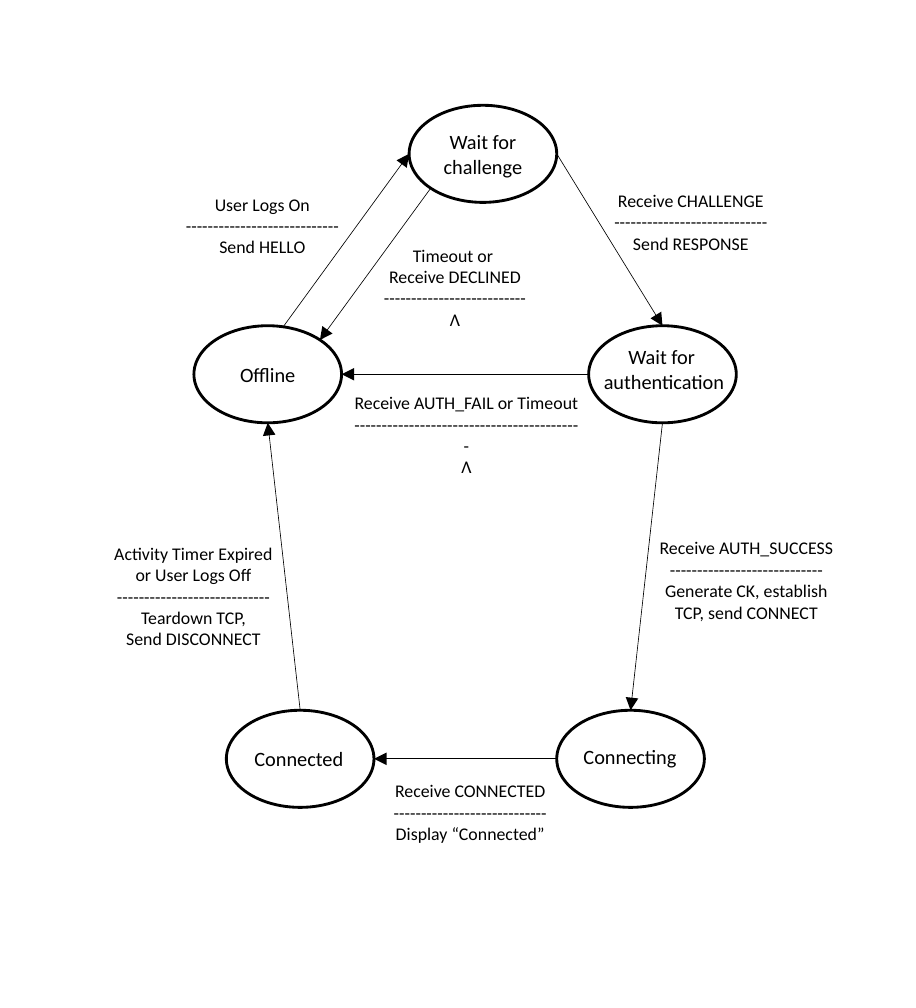
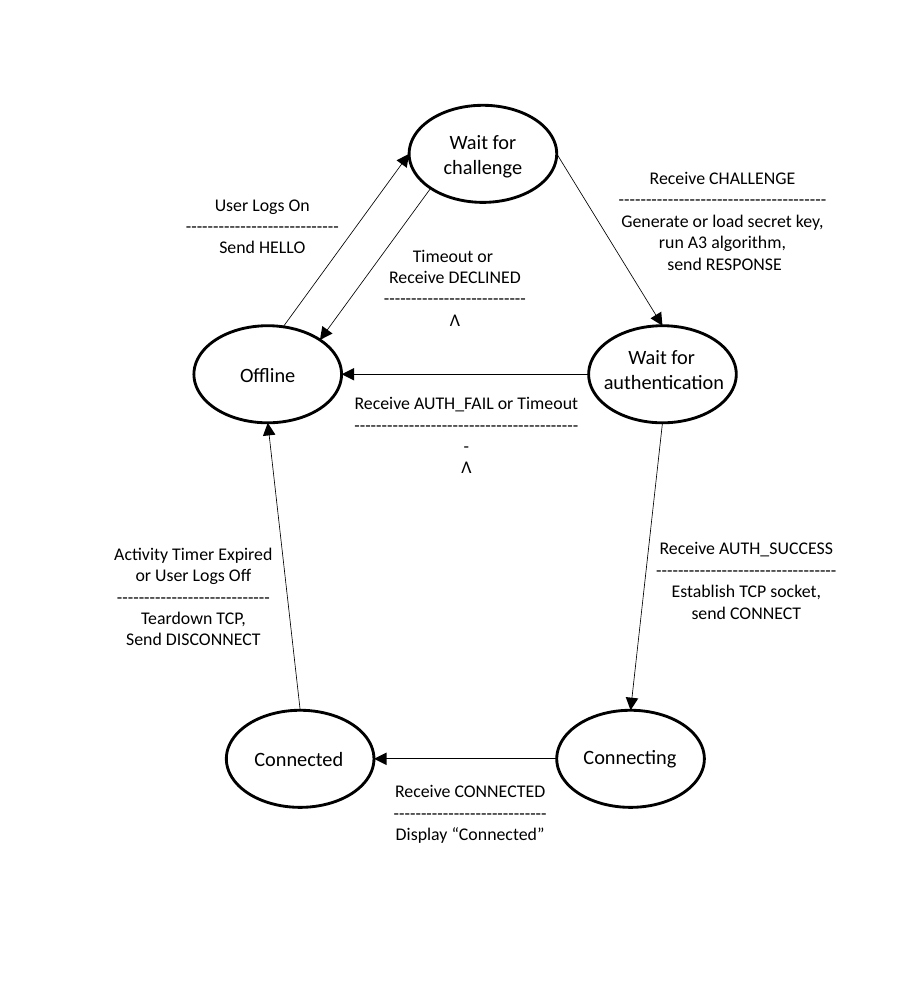
Before and after one commit to GiovanH/ServerBasedChat-CS4390, a slide deck: slide 1 of Doc/Diagrams.pptx. Drawn at 916x1008 pixels with LibreOffice and Linux fonts; fonts in the diff are those of the drawing. Boxes give left, top, right and bottom in pixels: in the first picture for what was removed or moved away, otherwise in the second. Text is boxed around its words. In the diff, an @@ line names an element or a change of style, - is before the commit and + after.

```diff
--- a/Doc/Diagrams.pptx
+++ b/Doc/Diagrams.pptx
@@ text "Receive CHALLENGE": place and size @@
-text "Receive CHALLENGE" at [618,194,763,250]
+text "Receive CHALLENGE" at [621,171,824,270]
@@ text at [621,214,824,270]: text changed @@
-----------------------------
-Send RESPONSE
+--------------------------------------
+Generate or load secret key,
+run A3 algorithm,
+send RESPONSE
@@ text at [672,584,821,619]: text changed @@
-----------------------------
-Generate CK, establish TCP, send CONNECT
+---------------------------------
+Establish TCP socket, send CONNECT
```
Also in this commit, not shown: 2 other slides changed, 2 other files.
